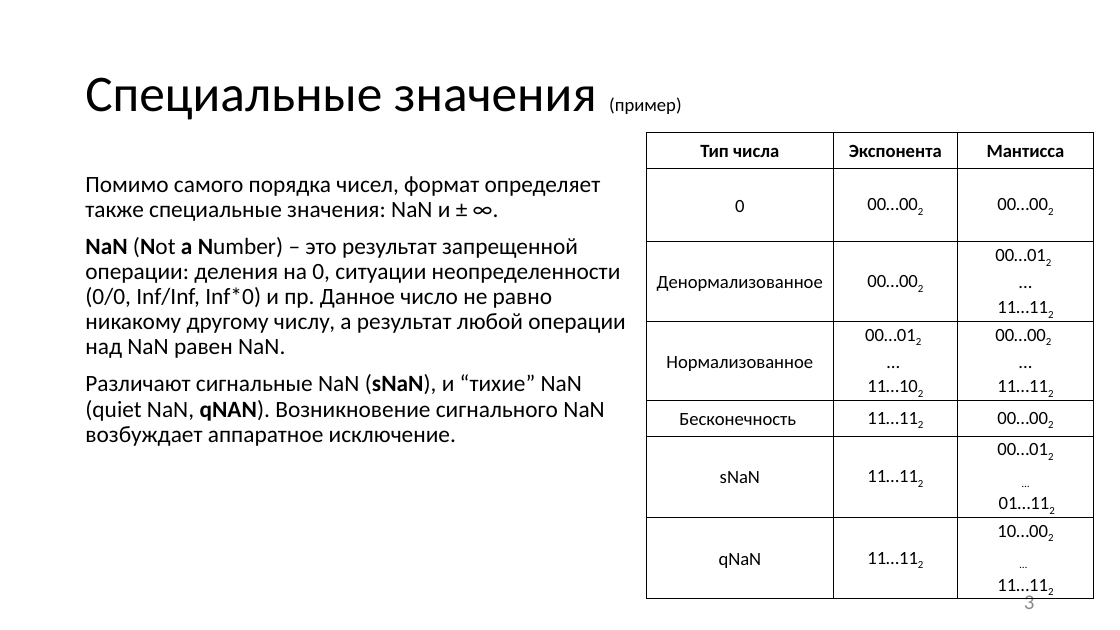
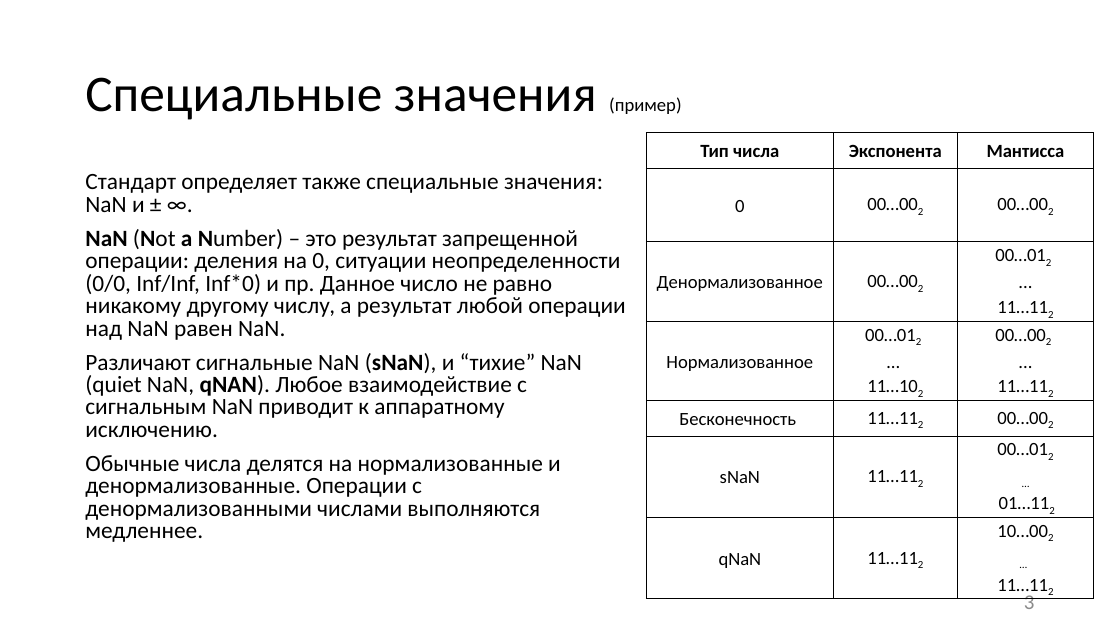
Before and after one commit to itsecd/low-level-programming, a slide deck: slide 3 of Lectures/2.FPU_and_SIMD/Lecture2.pptx. Drawn at 1120x630 pixels with LibreOffice and Linux fonts; fonts in the diff are those of the drawing. Boxes give left, top, right and bottom in pixels: in the first picture for what was removed or moved away, otherwise in the second. Text is boxed around its words. In the diff, an @@ line names an element or a change of style, - is before the commit and + after.

```diff
--- a/Lectures/2.FPU_and_SIMD/Lecture2.pptx
+++ b/Lectures/2.FPU_and_SIMD/Lecture2.pptx
@@ text at [85, 174, 603, 212]: text changed @@
-Помимо самого порядка чисел, формат определяет также специальные значения: NaN и ± ∞.
+Стандарт определяет также специальные значения: NaN и ± ∞.
@@ text at [85, 229, 625, 340]: line spacing 0.9 to 0.8 @@
@@ text at [85, 353, 582, 542]: text changed @@
-Различают сигнальные NaN (sNaN), и “тихие” NaN (quiet NaN, qNAN). Возникновение сигнального NaN возбуждает аппаратное исключение.
+Различают сигнальные NaN (sNaN), и “тихие” NaN (quiet NaN, qNAN). Любое взаимодействие с сигнальным NaN приводит к аппаратному исключению.
+Обычные числа делятся на нормализованные и денормализованные. Операции с денормализованными числами выполняются медленнее.
```
Also in this commit, not shown: 18 other slides changed, 10 other files.
